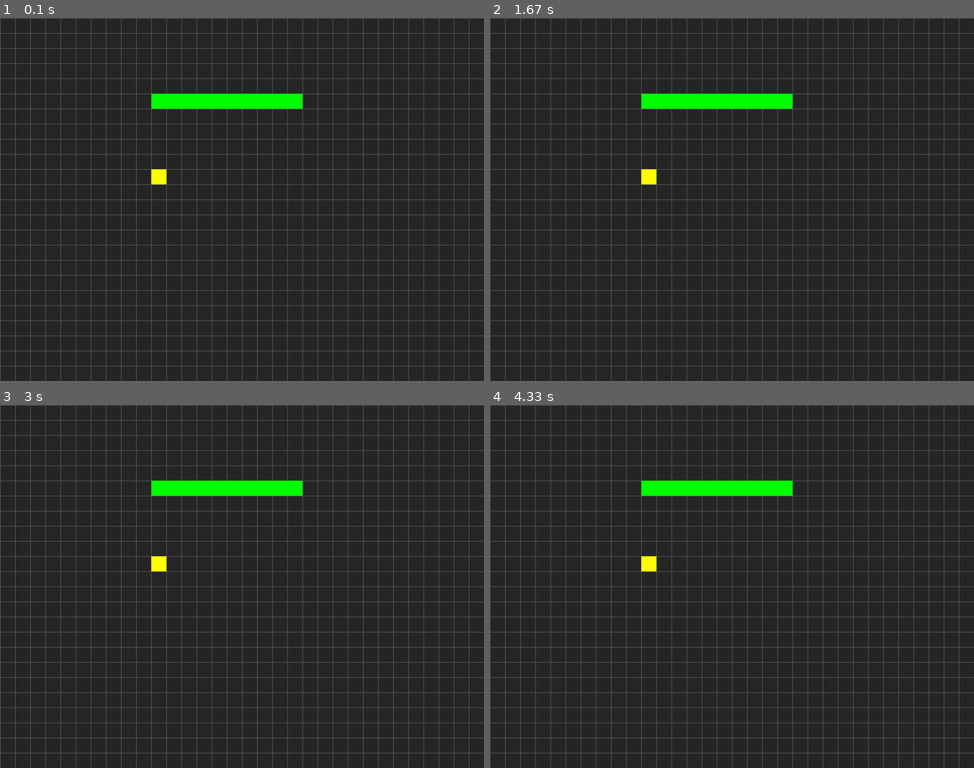
Above: before the commit, frames 1-4 (two rows, left to right).
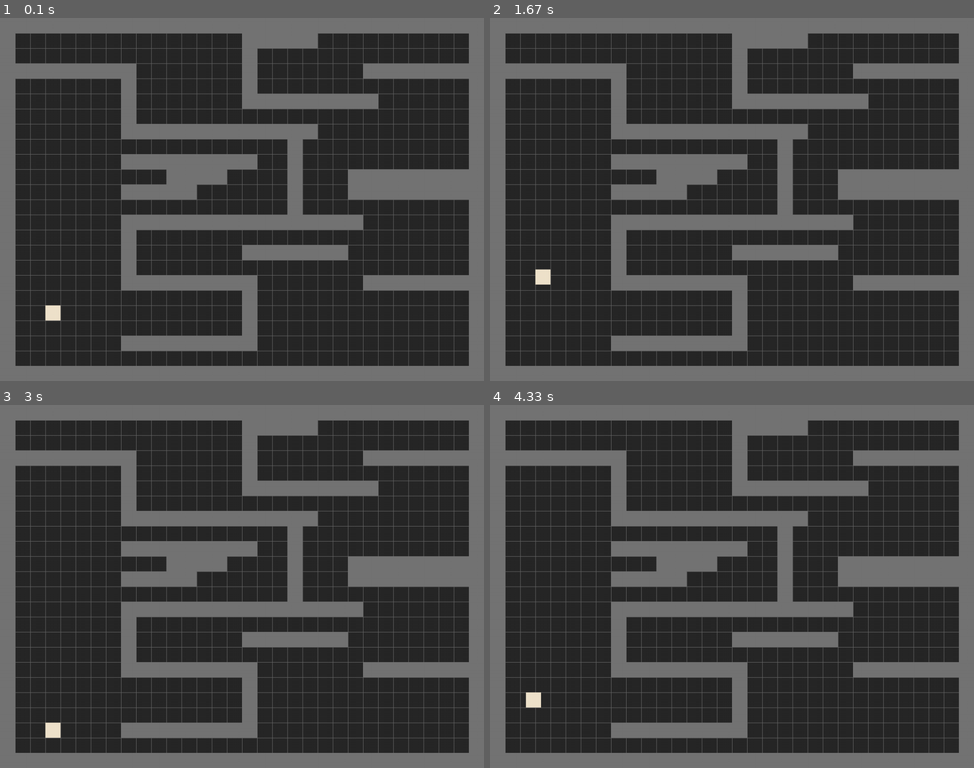
Above: after the commit, the same moments.

Repository: JimmyRoasts/Pygame---tutorial
Game: pygame game, started from src/main.py
Two runs of this game, one before a commit and one after it. Both use one fixed random seed, a clock stepped at 60 frames per second and the inputs below.
Inputs:
- Up to frame 1 (0.1 s): no input
- Up to frame 2 (1.67 s): hold S 0.33-0.8 s; hold Right 0.33-0.8 s; hold Right 0.83-1.3 s; hold W 1.33-1.63 s; tap Space at 1.4 s
- Up to frame 3 (3 s): hold Right 1.67-2.13 s; tap Space at 1.73, 2.03, 2.23, 2.53, 2.8 s; hold A 2.17-2.7 s; hold Down from 2.73 s (still down)
- Up to frame 4 (4.33 s): release Down at 3.03 s; hold A 3.07-3.47 s; tap Space at 3.13, 3.43, 3.57, 3.97, 4.27 s; hold Up 3.5-3.87 s; hold D from 3.9 s (still down)

The runs differ from the first frame. In frame 1, 33% of the frame differs, in the area x 0-100%, y 0-100%; in frame 2, 33%; in frame 3, 33%; in frame 4, 33%.

Commit message:
Added diagonal movement and collision detections

Diff:
--- a/src/main.py
+++ b/src/main.py
@@ -1,5 +1,6 @@
 import pygame as pg
 import sys
+from os import path
 from settings import *
 from sprites import *
 
@@ -9,19 +10,31 @@
         self.screen = pg.display.set_mode((WIDTH, HEIGHT))
         pg.display.set_caption(TITLE)
         self.clock = pg.time.Clock()
-        pg.key.set_repeat(500, 100)
+        pg.key.set_repeat(50, 50)
         self.load_data()
 
     def load_data(self):
-        pass
+        game_folder = path.dirname(__file__)
+        self.map_data = []
+        with open(path.join(game_folder, 'maps', 'map.txt'), 'r') as f:
+            for line in f:
+                self.map_data.append(line)
+
 
     def new(self):
         #initialisation all variables and setup game
         self.all_sprites = pg.sprite.Group()
         self.walls = pg.sprite.Group()
-        self.player = Player(self, 10, 10)
-        for x in range(10, 20):
-            Wall(self, x, 5)
+        self.player = None
+        for row, tiles in enumerate(self.map_data):
+            for col, tile in enumerate(tiles):
+                if tile == '1':
+                    Wall(self, col, row)
+                if tile == 'P':
+                    self.player = Player(self, col, row)
+                else:
+                    # do nothing
+                    pass
 
     def run(self):
         # game loop - set self.playing = False to end the game
@@ -63,14 +76,6 @@
                         self.quit()
                     if event.key == pg.K_SPACE:
                         self.playing = False
-                    if event.key == pg.K_LEFT:
-                        self.player.move(dx=-1)
-                    if event.key == pg.K_RIGHT:
-                        self.player.move(dx=1)
-                    if event.key == pg.K_UP:
-                        self.player.move(dy=-1)
-                    if event.key == pg.K_DOWN:
-                        self.player.move(dy=1)
 
     def show_start_screen(self):
         pass
--- /dev/null
+++ b/src/maps/map.txt
@@ -0,0 +1,24 @@
+11111111111111111111111111111111
+1...............11111..........1
+1...............1..............1
+111111111.......1.......11111111
+1.......1.......1..............1
+1.......1.......111111111......1
+1.......1......................1
+1.......1111111111111..........1
+1..................1...........1
+1.......111111111..1...........1
+1..........1111....1...111111111
+1.......11111......1...111111111
+1..................1...........1
+1.......1111111111111111.......1
+1.......1......................1
+1.......1.......1111111........1
+1.......1......................1
+1.......111111111.......11111111
+1...............1..............1
+1..P............1..............1
+1...............1..............1
+1.......111111111..............1
+1..............................1
+11111111111111111111111111111111
--- a/src/settings.py
+++ b/src/settings.py
@@ -6,6 +6,8 @@
 GREEN = (0, 255, 0)
 RED = (255, 0, 0)
 YELLOW = (255, 255, 0)
+CALM_GREY = (116, 116, 116)
+TAN = (239, 227, 203)
 
 # game settings
 WIDTH = 1024   # 16 * 64 or 32 * 32 or 64 * 16
@@ -14,6 +16,9 @@
 TITLE = "Shui Demo"
 BGCOLOR = DARKGREY
 
-TILESIZE = int(32)
+TILESIZE = 32
 GRIDWIDTH = WIDTH / TILESIZE
 GRIDHEIGHT = HEIGHT / TILESIZE
+
+# Player settings
+PLAYER_SPEED = 350
--- a/src/sprites.py
+++ b/src/sprites.py
@@ -7,19 +7,63 @@
         pg.sprite.Sprite.__init__(self, self.groups)
         self.game = game
         self.image = pg.Surface((TILESIZE, TILESIZE))
-        self.image.fill(YELLOW)
+        self.image.fill(TAN)
         self.rect = self.image.get_rect()
-        self.x = x
-        self.y = y
+        self.vx, self.vy = 0, 0
+        self.x = x * TILESIZE
+        self.y = y * TILESIZE
+
+    def get_keys(self):
+        self.vx, self.vy = 0, 0
+        keys = pg.key.get_pressed()
+        if keys[pg.K_LEFT] or keys[pg.K_a]:
+            self.vx = -PLAYER_SPEED
+        if keys[pg.K_RIGHT] or keys[pg.K_d]:
+            self.vx = PLAYER_SPEED
+        if keys[pg.K_UP] or keys[pg.K_w]:
+            self.vy = -PLAYER_SPEED
+        if keys[pg.K_DOWN] or keys[pg.K_s]:
+            self.vy = PLAYER_SPEED
+        if self.vx != 0 and self.vy != 0:
+            self.vx *= 0.7071 #square root of 2
+            self.vy *= 0.7071
+
+
 
     def move(self, dx=0, dy=0):
-        self.x += dx
-        self.y += dy
+        if not self.collide_with_walls(dx, dy):
+            self.x += dx
+            self.y += dy
+
+    def collide_with_walls(self, dir):
+        if dir == 'x':
+            hits = pg.sprite.spritecollide(self, self.game.walls, False)
+            if hits:
+                if self.vx > 0: #sprite is moving right
+                    self.x = hits[0].rect.left - self.rect.width
+                if self.vx < 0: #sprite is moving left
+                    self.x = hits[0].rect.right
+                self.vx = 0
+                self.rect.x = self.x
+        if dir == 'y':
+            hits = pg.sprite.spritecollide(self, self.game.walls, False)
+            if hits:
+                if self.vy > 0: #sprite is moving down
+                    self.y = hits[0].rect.top - self.rect.height
+                if self.vy < 0: #sprite is moving up
+                    self.y = hits[0].rect.bottom
+                self.vy = 0
+                self.rect.y = self.y
 
     def update(self):
         # update portion of the game loop
-        self.rect.x = self.x * TILESIZE
-        self.rect.y = self.y * TILESIZE
+        self.get_keys()
+        self.x += self.vx * self.game.dt
+        self.y += self.vy * self.game.dt
+        self.rect.x = self.x
+        self.collide_with_walls('x')
+        self.rect.y = self.y
+        self.collide_with_walls('y')
 
 
 class Wall(pg.sprite.Sprite):
@@ -28,7 +72,7 @@
         pg.sprite.Sprite.__init__(self, self.groups)
         self.game = game
         self.image = pg.Surface((TILESIZE, TILESIZE))
-        self.image.fill(GREEN)
+        self.image.fill(CALM_GREY)
         self.rect = self.image.get_rect()
         self.x = x
         self.y = y
